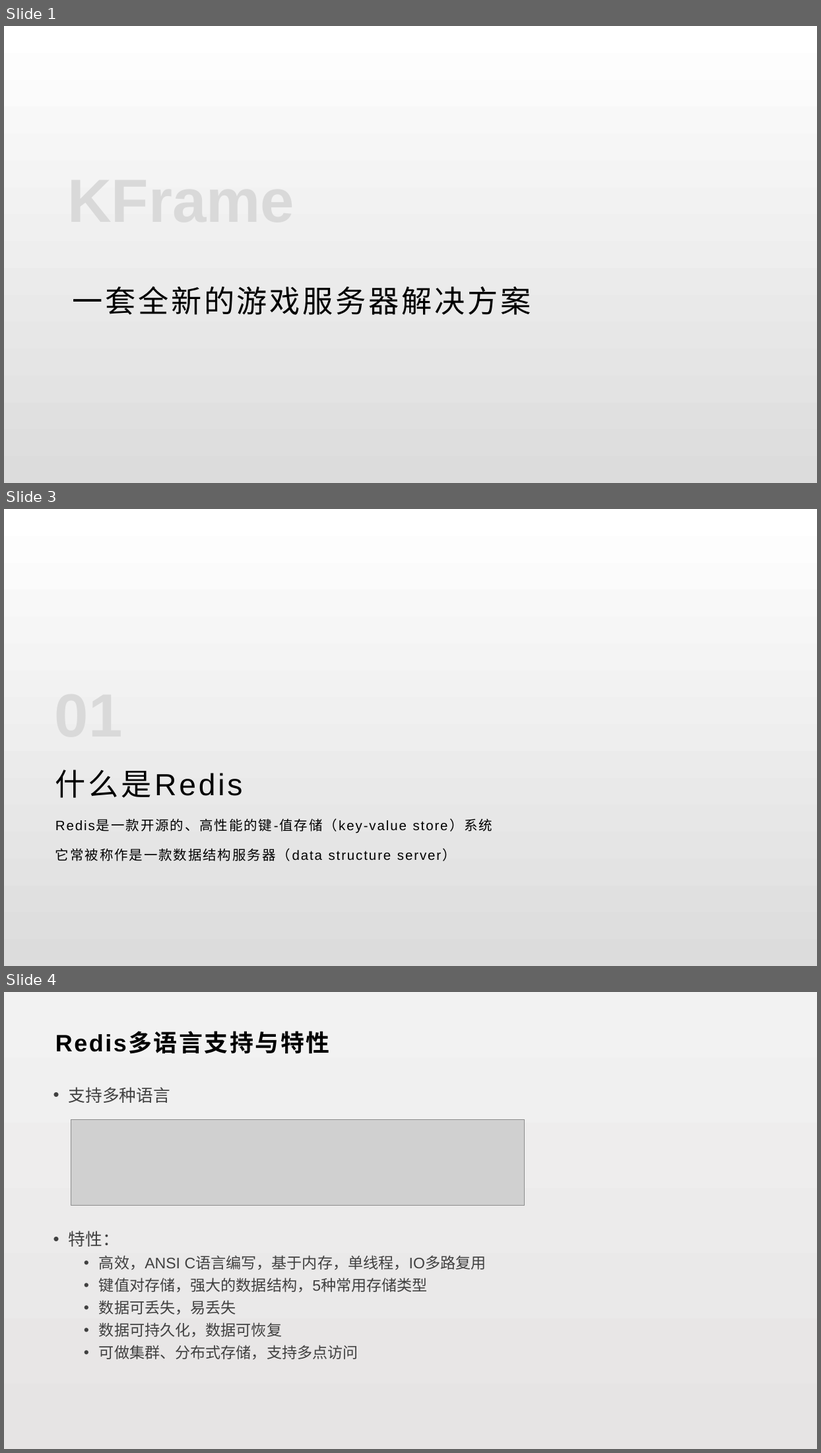
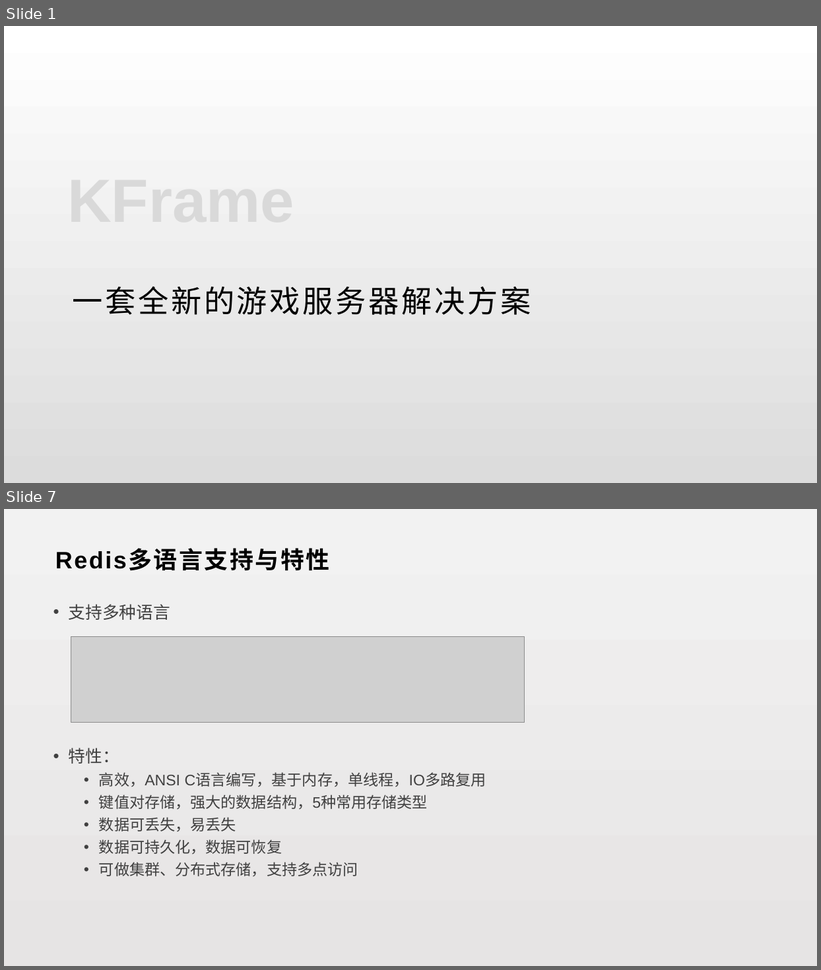
Before and after one commit to lori227/KFrame, a slide deck: _doc/KFrame.pptx. Shown one above the other, each under a label of ours: slides 1, 3 and 4 before the commit, slides 1 and 7 after it; the slides between them are not shown. The pictures are 821x1453 and 821x970 pixels, drawn with LibreOffice and Linux fonts; fonts in the diff are those of the drawing; grey boxes stand for pictures. Boxes give left, top, right and bottom in pixels: in the first picture for what was removed or moved away, otherwise in the second. Text is boxed around its words. In the diff, an @@ line names an element or a change of style, - is before the commit and + after.

```diff
--- a/_doc/KFrame.pptx
+++ b/_doc/KFrame.pptx
@@ slide 3 removed at [4,509,817,966], background gradient #FFFFFF to #DCDCDC @@
@@ title removed at [55,770,242,798] @@
-什么是Redis
@@ text removed at [55,819,492,861] @@
-Redis是一款开源的、高性能的键-值存储（key-value store）系统
-它常被称作是一款数据结构服务器（data structure server）
@@ what was slide 4 is now slide 7 @@
```
Also in this commit, not shown: 1 slide changed, 4 slides added, 2 other slides removed, 2 other files.
